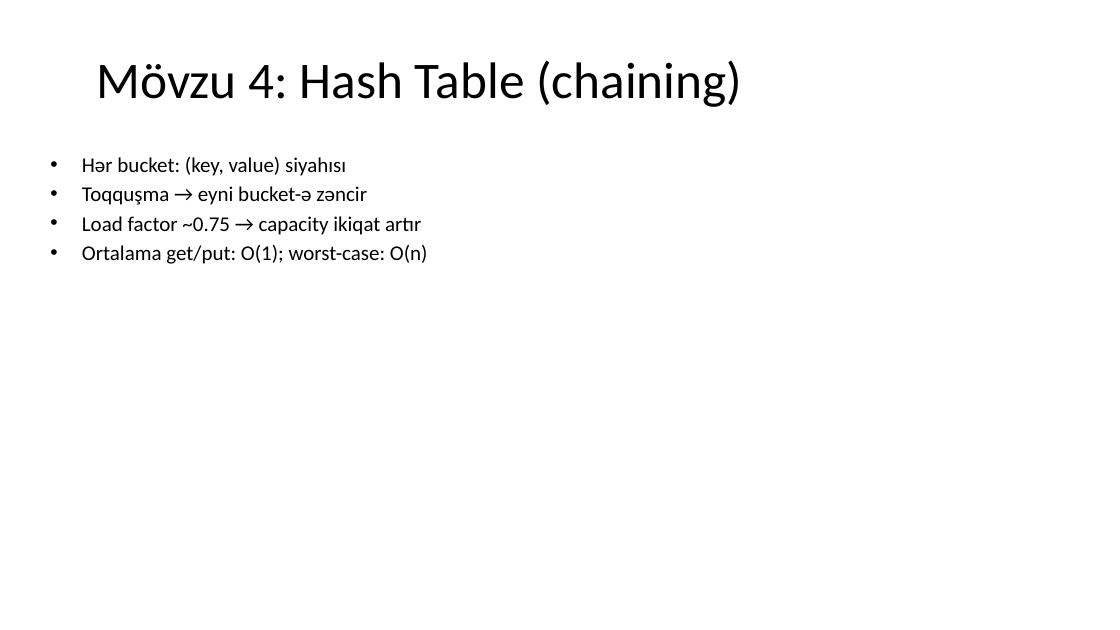
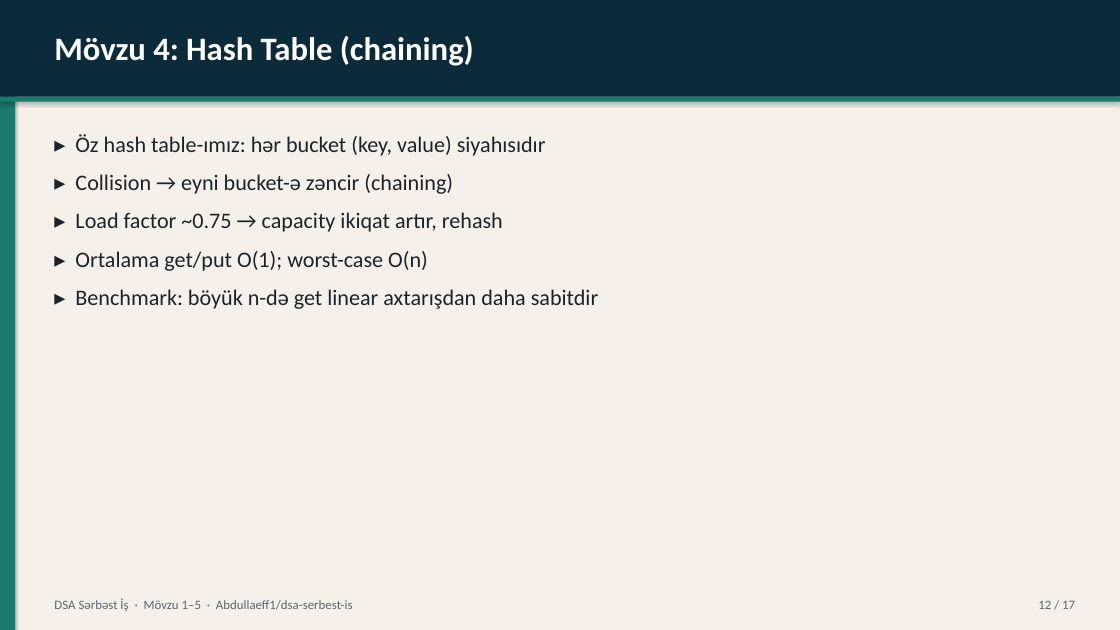
Before and after one commit to Abdullaeff1/dsa-serbest-is, a slide deck: slide 12 of docs/teqdimat.pptx (slide 8 before the commit). Drawn at 1120x630 pixels with LibreOffice and Linux fonts; fonts in the diff are those of the drawing. Boxes give left, top, right and bottom in pixels: in the first picture for what was removed or moved away, otherwise in the second. Text is boxed around its words. In the diff, an @@ line names an element or a change of style, - is before the commit and + after.

Commit message:
Improve presentation design and add why-structure plus benchmark tables

```diff
--- a/docs/teqdimat.pptx
+++ b/docs/teqdimat.pptx
@@ rectangle added at (0,0,1120,630), fill #F5F1EA @@
@@ rectangle added at (0,0,15,630), fill #1A7A6D @@
@@ rectangle added at (0,0,1120,97), fill #0B2A3A @@
@@ text "Mövzu 4: Hash Table (chaining)" at (54,36,474,66): size 44 to 28 pt, text colour #000000 to #FFFFFF, bold on; alignment centre to left; vertical alignment middle to top @@
@@ rectangle added at (0,97,1120,102), fill #1A7A6D @@
@@ text at (75,134,598,309): text changed; size 18 to 19 pt; text colour #000000 to #1C242B @@
-• Hər bucket: (key, value) siyahısı
-• Toqquşma → eyni bucket-ə zəncir
-• Load factor ~0.75 → capacity ikiqat artır
-• Ortalama get/put: O(1); worst-case: O(n)
+▸ Öz hash table-ımız: hər bucket (key, value) siyahısıdır
+▸ Collision → eyni bucket-ə zəncir (chaining)
+▸ Load factor ~0.75 → capacity ikiqat artır, rehash
+▸ Ortalama get/put O(1); worst-case O(n)
+▸ Benchmark: böyük n-də get linear axtarışdan daha sabitdir
@@ text added at (54,598,353,611), 11 pt, text #5A6670 @@
+DSA Sərbəst İş · Mövzu 1–5 · Abdullaeff1/dsa-serbest-is
@@ text added at (1038,600,1075,609), 11 pt, text #5A6670 @@
+12 / 17
```
Also in this commit, not shown: 7 other slides changed, 9 slides added, 6 slides removed, 3 other files.
